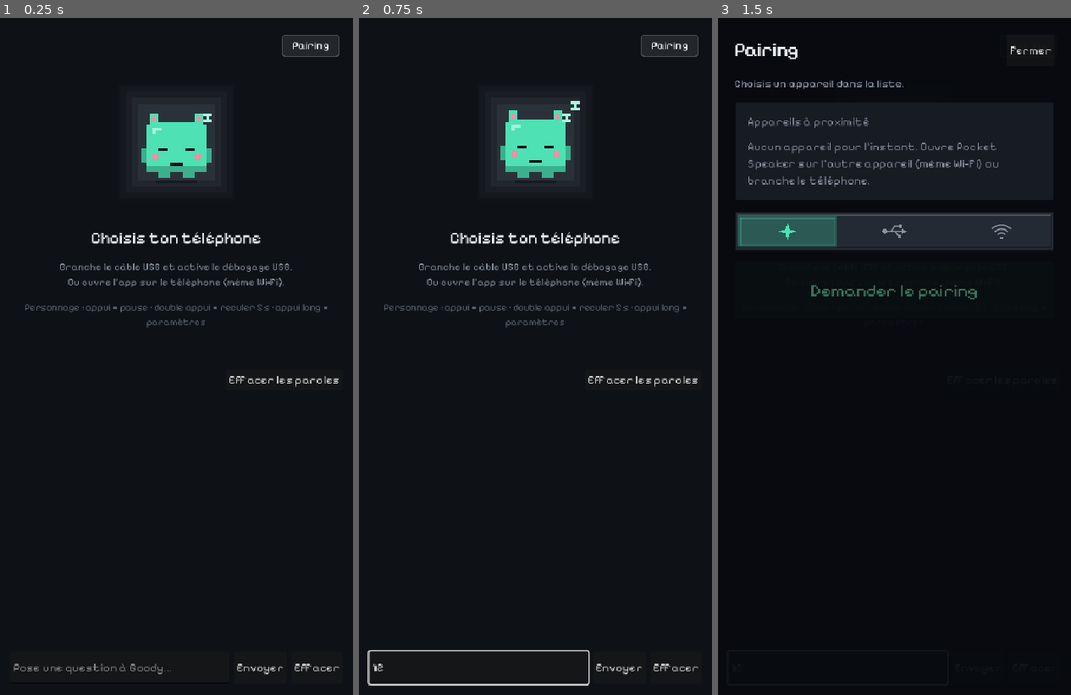
Above: before the commit, frames 1-3 (left to right).
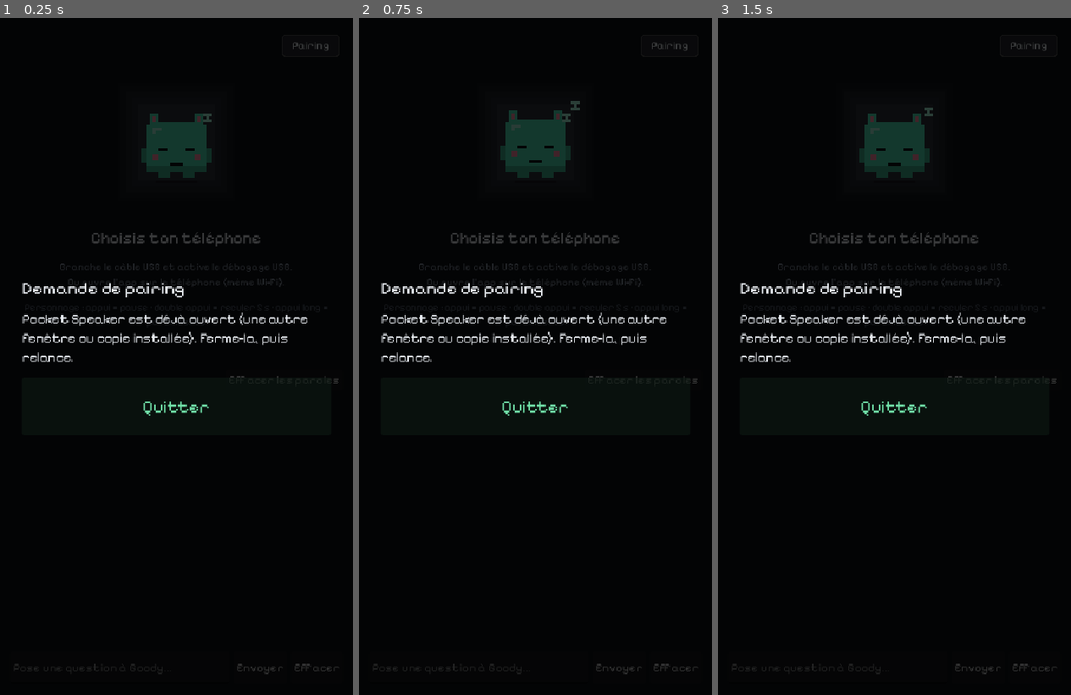
Above: after the commit, the same moments.

Repository: goodview-software/pocket-speaker
Game: Godot game, scene res://boot.tscn
The game is run twice, just before and just after one commit, with the same random seed, the same clock (stepped at 60 frames per second) and the same inputs.
Inputs (mouse positions are in pixels of both pictures, inside the frame that each line leads up to):
- Up to frame 1 (0.25 s): no input
- Up to frame 2 (0.75 s): click (479, 667) at 0.52 s; type "12" at 0.6 s
- Up to frame 3 (1.5 s): click "Pairing" at 1.25 s

The runs differ from the first frame. In frame 1, 8.1% of the frame differs, in the area x 3-97%, y 2-97%; in frame 2, 8.5%; in frame 3, 18%, in the area x 4-96%, y 3-97%.

Commit message:
Garde-fou : message si une autre copie garde déjà le port (pairing sourd) ; adresses IPv4 normalisées
Co-Authored-By: Claude Sonnet 5.5 <noreply@anthropic.com>

Diff:
--- a/main.gd
+++ b/main.gd
@@ -1237,7 +1237,7 @@
 	var now := Time.get_ticks_msec()
 	while lan.get_available_packet_count() > 0:
 		var txt := lan.get_packet().get_string_from_utf8()
-		var ip := lan.get_packet_ip()
+		var ip := lan.get_packet_ip().trim_prefix("::ffff:")
 		if txt.begins_with("PC|"):
 			pcs[ip] = {"name": txt.substr(3), "t": now}
 	for k in pcs.keys():
@@ -1320,7 +1320,8 @@
 			var id := line.split("\t")[0]
 			if id.is_valid_int():
 				_pa(["unload-module", id])
-	lan.bind(BEACON_PORT)
+	if lan.bind(BEACON_PORT) != OK:  # une autre copie de l'app garde déjà le port : on prévient au lieu de rester sourd
+		_notice.call_deferred("Pocket Speaker est déjà ouvert (une autre fenêtre ou copie installée). Ferme-la, puis relance.")
 	beacon.set_broadcast_enabled(true)
 	beacon.set_dest_address("255.255.255.255", BEACON_PORT)
 	th_adb = Thread.new()
@@ -1537,6 +1538,13 @@
 	_save_pref()
 
 
+## Message bloquant avec un seul bouton (ex. app déjà ouverte) : on quitte pour laisser la bonne copie travailler.
+func _notice(text: String) -> void:
+	_ask_pair(text, func(): get_tree().quit(), func(): get_tree().quit())
+	ask_yes.text = "Quitter"
+	ask_no.visible = false
+
+
 ## Popup « Accepter / Refuser » (demande de pairing reçue).
 func _ask_pair(text: String, yes: Callable, no: Callable) -> void:
 	if ask_layer == null:
@@ -1571,6 +1579,8 @@
 		for cn in sg.get_connections():
 			sg.disconnect(cn["callable"])
 	ask_lbl.text = text
+	ask_yes.text = "Accepter"
+	ask_no.visible = true
 	ask_yes.pressed.connect(func():
 		ask_layer.visible = false
 		yes.call())
@@ -1585,7 +1595,7 @@
 	var now := Time.get_ticks_msec()
 	while lan.get_available_packet_count() > 0:
 		var txt := lan.get_packet().get_string_from_utf8()
-		var ip := lan.get_packet_ip()
+		var ip := lan.get_packet_ip().trim_prefix("::ffff:")
 		if txt.begins_with("POCKET"):
 			var nm := txt.substr(7) if txt.length() > 7 else "Téléphone"
 			phones[ip] = {"name": nm, "ip": ip, "t": now}
